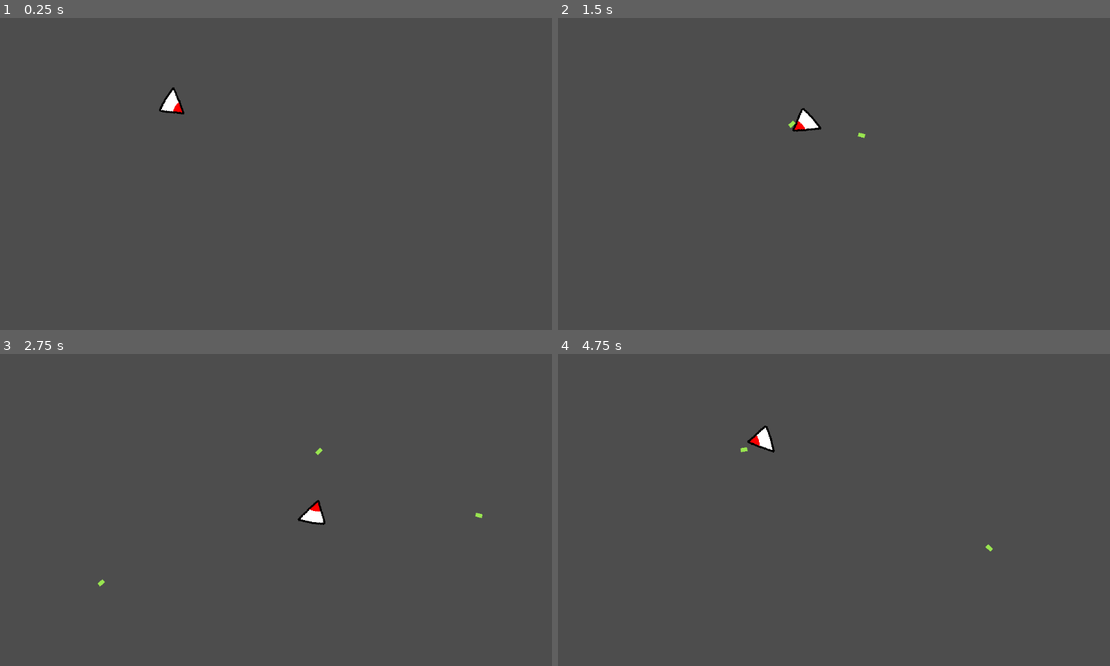
Above: before the commit, frames 1-4 (two rows, left to right).
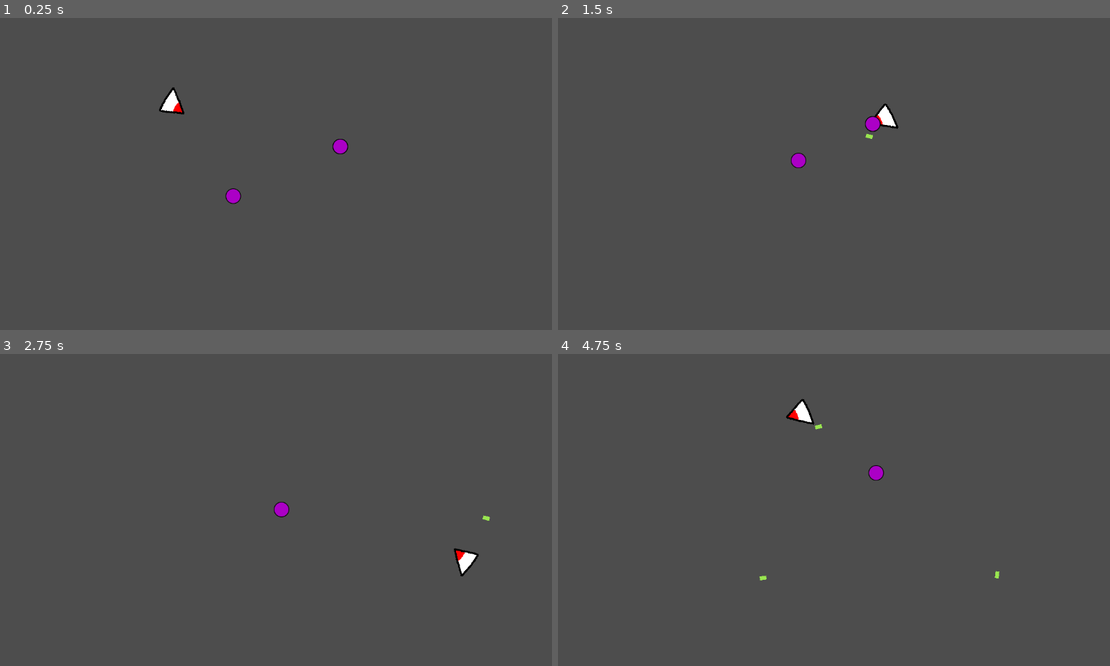
Above: after the commit, the same moments.

Repository: RyanDavidsonDev/GMTK2024-repo
Game: Godot game, scene res://RyanFolder/Scenes/RyanScene.tscn
Two runs of this game, one before a commit and one after it. Both use one fixed random seed, a clock stepped at 60 frames per second and the inputs below.
Inputs (mouse positions are in pixels of both pictures, inside the frame that each line leads up to):
- Up to frame 1 (0.25 s): no input
- Up to frame 2 (1.5 s): move the mouse to (955, 158) at 0.52 s; hold D (move_right) 0.53-1.28 s; tap Space (shoot) at 0.6, 1.35 s; move the mouse to (723, 189) at 1.27 s; hold S (move_down) from 1.28 s (still down)
- Up to frame 3 (2.75 s): move the mouse to (331, 441) at 2.02 s; release S (move_down) at 2.03 s; hold D (move_right) from 2.03 s (still down); tap Space (shoot) at 2.1 s
- Up to frame 4 (4.75 s): move the mouse to (806, 572) at 2.77 s; release D (move_right) at 2.78 s; hold W (move_up) 2.78-3.53 s; tap Space (shoot) at 2.85, 3.6, 4.35 s; move the mouse to (999, 556) at 3.52 s; hold A (move_left) from 3.53 s (still down); move the mouse to (662, 463) at 4.27 s

The runs differ from the first frame. In frame 1, 0.2% of the frame differs, in the area x 40-64%, y 38-60%; in frame 2, 0.7%, in the area x 41-62%, y 27-49%; in frame 3, 0.6%; in frame 4, 0.7%.

Commit message:
enemies take damage

Diff:
--- a/gmtk2024-project/RyanFolder/Scenes/Pellet.tscn
+++ b/gmtk2024-project/RyanFolder/Scenes/Pellet.tscn
@@ -1,7 +1,8 @@
-[gd_scene load_steps=4 format=3 uid="uid://h3sptbpih1mg"]
+[gd_scene load_steps=5 format=3 uid="uid://h3sptbpih1mg"]
 
 [ext_resource type="Script" path="res://RyanFolder/Scripts/pellet.gd" id="1_iy6yu"]
 [ext_resource type="Texture2D" uid="uid://bvhnhfj025f11" path="res://RyanFolder/Assets/placeholderPellet.png" id="2_k7h1r"]
+[ext_resource type="Script" path="res://scripts/combat/hurtbox.gd" id="3_5k8eb"]
 
 [sub_resource type="RectangleShape2D" id="RectangleShape2D_y58xq"]
 size = Vector2(8, 14)
@@ -16,3 +17,9 @@
 
 [node name="Sprite2D" type="Sprite2D" parent="."]
 texture = ExtResource("2_k7h1r")
+
+[node name="HurtBox" type="Node" parent="."]
+script = ExtResource("3_5k8eb")
+
+[connection signal="area_entered" from="." to="." method="_on_area_entered"]
+[connection signal="area_entered" from="." to="HurtBox" method="_on_area_entered"]
--- a/gmtk2024-project/RyanFolder/Scenes/RyanScene.tscn
+++ b/gmtk2024-project/RyanFolder/Scenes/RyanScene.tscn
@@ -1,7 +1,8 @@
-[gd_scene load_steps=3 format=3 uid="uid://drboqtyo3pf7h"]
+[gd_scene load_steps=4 format=3 uid="uid://drboqtyo3pf7h"]
 
 [ext_resource type="PackedScene" uid="uid://xgr1i7wcarxt" path="res://RyanFolder/Scenes/player.tscn" id="1_5g00q"]
 [ext_resource type="PackedScene" uid="uid://ckug1pit8iglx" path="res://RyanFolder/Scenes/Pellet_manager.tscn" id="2_rulhb"]
+[ext_resource type="PackedScene" uid="uid://jk6em5rt3j8o" path="res://scenes/enemy.tscn" id="3_0gx5o"]
 
 [node name="RyanScene" type="Node2D"]
 
@@ -9,3 +10,15 @@
 position = Vector2(368, 180)
 
 [node name="BulletManager" parent="." instance=ExtResource("2_rulhb")]
+
+[node name="Enemy" parent="." instance=ExtResource("3_0gx5o")]
+position = Vector2(730, 271)
+
+[node name="Enemy2" parent="." instance=ExtResource("3_0gx5o")]
+position = Vector2(730, 271)
+
+[node name="Enemy3" parent="." instance=ExtResource("3_0gx5o")]
+position = Vector2(730, 271)
+
+[node name="Enemy4" parent="." instance=ExtResource("3_0gx5o")]
+position = Vector2(501, 385)
--- a/gmtk2024-project/RyanFolder/Scenes/player.tscn
+++ b/gmtk2024-project/RyanFolder/Scenes/player.tscn
@@ -9,6 +9,7 @@
 collision_layer = 2
 collision_mask = 3
 script = ExtResource("1_tqj0c")
+move_speed = 400.0
 
 [node name="CollisionBody" type="CollisionShape2D" parent="."]
 shape = SubResource("CircleShape2D_tcdpd")
@@ -18,3 +19,5 @@
 
 [node name="RayCast2D" type="RayCast2D" parent="."]
 collision_mask = 3
+
+[node name="Node" type="Node" parent="."]
--- a/gmtk2024-project/RyanFolder/Scripts/pellet.gd
+++ b/gmtk2024-project/RyanFolder/Scripts/pellet.gd
@@ -21,3 +21,7 @@
 	position += speed *direction * delta
 	pass
 	#print("location" + str(transform))
+
+
+func _on_area_entered(area: Area2D) -> void:
+	queue_free()
--- a/gmtk2024-project/scenes/enemy.tscn
+++ b/gmtk2024-project/scenes/enemy.tscn
@@ -20,7 +20,9 @@
 collision_layer = 2
 collision_mask = 9
 script = ExtResource("1_v447q")
-detection_radius = 30.0
+detection_radius = 500.0
+chase_radius = 800.0
+follow_radius = 16.0
 hitbox = NodePath("HitBox")
 health = NodePath("Health")
 
@@ -40,6 +42,7 @@
 
 [node name="Health" type="Node" parent="."]
 script = ExtResource("8_hrorx")
+max_health = 20
 
 [node name="HitBox" type="Area2D" parent="."]
 collision_layer = 2
--- a/gmtk2024-project/scripts/combat/hurtbox.gd
+++ b/gmtk2024-project/scripts/combat/hurtbox.gd
@@ -1,6 +1,9 @@
 extends Node
+
+@export var damage: float = 10.0
 
 func _on_area_entered(area: Area2D) -> void:
 	if area is Hitbox:
 		var attack = Attack.new()
+		attack.damage =damage
 		area.damage(attack)
